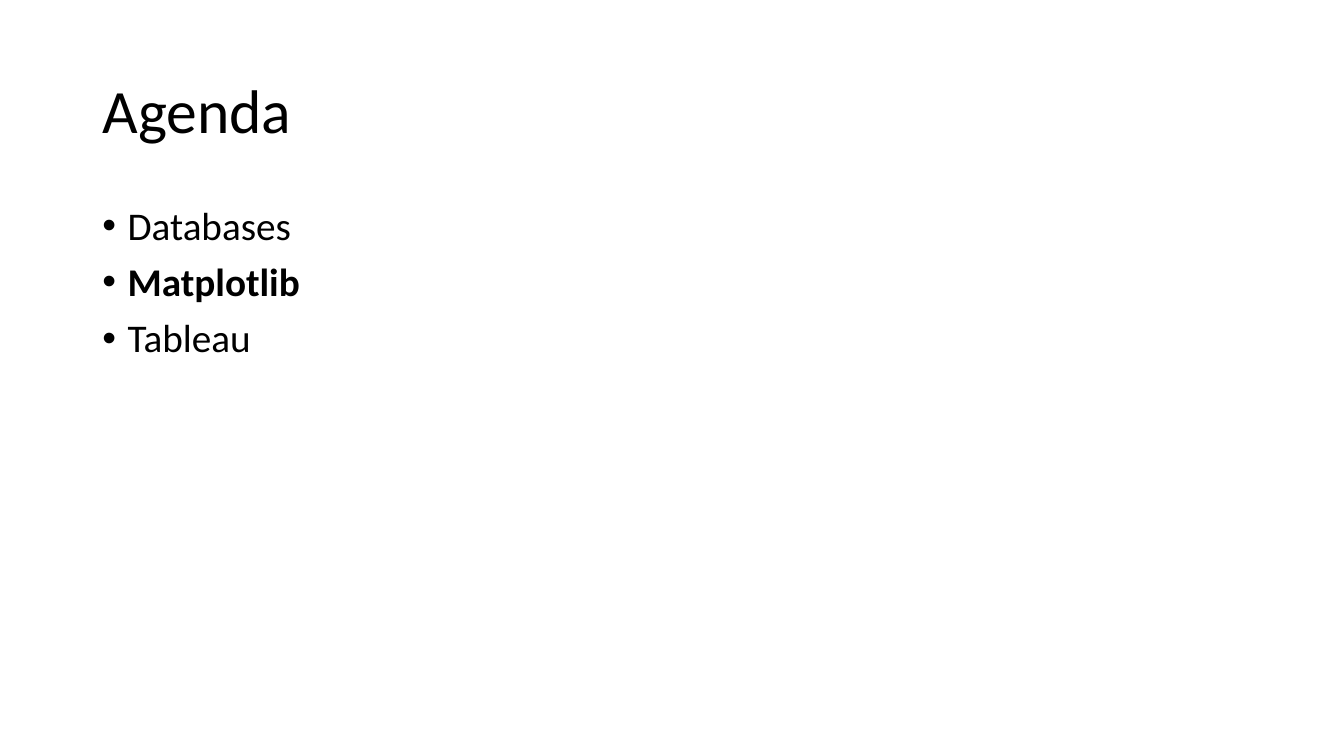
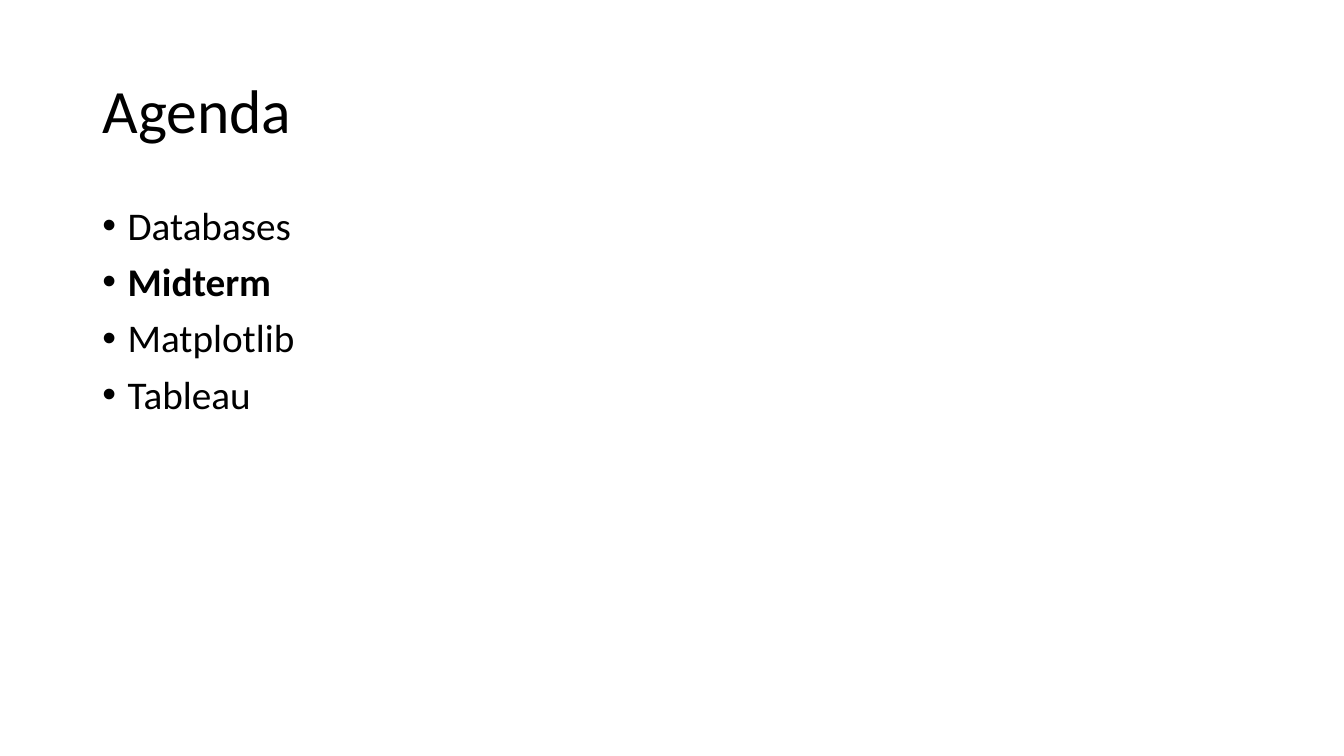
Before and after one commit to philmui/datascience, a slide deck: slide 9 of lecture04.visualization/lecture04.db.viz.pptx (slide 10 before the commit). Drawn at 1344x756 pixels with LibreOffice and Linux fonts; fonts in the diff are those of the drawing. Boxes give left, top, right and bottom in pixels: in the first picture for what was removed or moved away, otherwise in the second. Text is boxed around its words. In the diff, an @@ line names an element or a change of style, - is before the commit and + after.

Commit message:
added midterm to slides

```diff
--- a/lecture04.visualization/lecture04.db.viz.pptx
+++ b/lecture04.visualization/lecture04.db.viz.pptx
@@ text at <box>128,268,271,297</box>: paragraph added @@
+• Midterm
@@ text at <box>128,324,295,359</box>: bold off in "Matplotlib" @@
```
Also in this commit, not shown: 2 other slides changed, 7 slides added, 1 slide removed, 1 other file.
